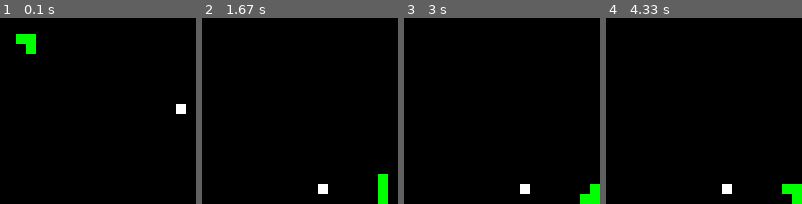
Above: before the commit, frames 1-4 (left to right).
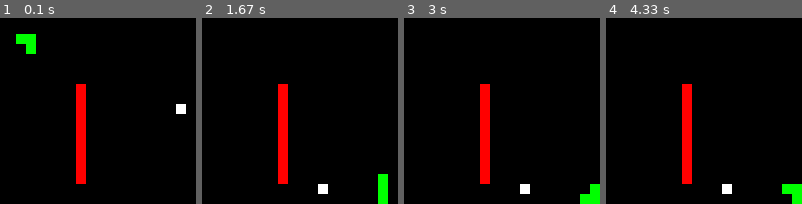
Above: after the commit, the same moments.

Repository: rajatdiptabiswas/snake-pygame
Game: pygame game, started from main.py
The game is run twice, just before and just after one commit, with the same random seed, the same clock (stepped at 60 frames per second) and the same inputs.
Inputs:
- Up to frame 1 (0.1 s): no input
- Up to frame 2 (1.67 s): no input
- Up to frame 3 (3 s): no input
- Up to frame 4 (4.33 s): no input

The runs differ from the first frame. In frame 1, 2.7% of the frame differs, in the area x 38-44%, y 35-90%; in frame 2, 2.7%; in frame 3, 2.7%; in frame 4, 2.7%.

Commit message:
! Parandused !

Diff:
--- a/Snake_Game.py
+++ b/Snake_Game.py
@@ -46,38 +46,6 @@
 game_window = pygame.display.set_mode((frame_size_x, frame_size_y)) # Aken
 fps_controller = pygame.time.Clock() # Akna kaadrisagedus
 
-def naita_ussi(snake_body, game_window):
-    for body_pos in snake_body:
-        # Snake body
-        # .draw.rect(play_surface, color, xy-coordinate)
-        # xy-coordinate -> .Rect(x, y, size_x, size_y)
-        pygame.draw.rect(game_window, green, pygame.Rect(body_pos[0], body_pos[1], 10, 10))
-
-def naita_toitu(food_pos, game_window):
-    # Snake food
-    pygame.draw.rect(game_window, white, pygame.Rect(food_pos[0], food_pos[1], 10, 10))
-
-def alustamispositsioonid():
-    global block_size, wall_length
-    # Game variables
-    snake_pos = [30, 30]
-    snake_body = [[30, 30], [30-10, 30], [30-(2*10), 30]]
-
-    food_pos = [random.randrange(1, (frame_size_x//10)) * 10, random.randrange(1, (frame_size_y//10)) * 10]
-    # food_spawn = True
-
-    # direction = 'RIGHT'
-    # change_to = direction
-
-    score = 0
-
-    #wall_body = koosta_sein(snake_body)
-
-    return snake_pos, snake_body, food_pos, score #direction#, wall_body
-
-def kaugus_toidust(food_pos, snake_pos):
-    return np.linalg.norm(np.array(food_pos) - np.array(snake_pos))
-
 def koosta_sein(snake_body):
     global frame_size_x, frame_size_y, wall_length
     # Seina lisamine
@@ -107,6 +75,43 @@
             wall_body.append(wall)
 
     return wall_body
+
+wall_body = koosta_sein([[30, 30], [30-10, 30], [30-(2*10), 30]])
+
+def naita_ussi(snake_body, game_window):
+    for body_pos in snake_body:
+        # Snake body
+        # .draw.rect(play_surface, color, xy-coordinate)
+        # xy-coordinate -> .Rect(x, y, size_x, size_y)
+        pygame.draw.rect(game_window, green, pygame.Rect(body_pos[0], body_pos[1], 10, 10))
+
+def naita_toitu(food_pos, game_window):
+    # Snake food
+    pygame.draw.rect(game_window, white, pygame.Rect(food_pos[0], food_pos[1], 10, 10))
+
+def naita_seina(wall_body, game_window):
+    for pos in wall_body:
+        pygame.draw.rect(game_window, red, pygame.Rect(pos[0], pos[1], 10, 10))
+
+def alustamispositsioonid():
+    global wall_body
+    global block_size, wall_length
+    # Game variables
+    snake_pos = [30, 30]
+    snake_body = [[30, 30], [30-10, 30], [30-(2*10), 30]]
+
+    food_pos = [random.randrange(1, (frame_size_x//10)) * 10, random.randrange(1, (frame_size_y//10)) * 10]
+    # food_spawn = True
+
+    # direction = 'RIGHT'
+    # change_to = direction
+
+    score = 0
+
+    return snake_pos, snake_body, food_pos, score #direction#, wall_body
+
+def kaugus_toidust(food_pos, snake_pos):
+    return np.linalg.norm(np.array(food_pos) - np.array(snake_pos))
 
 def ussi_funktsioonid(snake_pos, snake_body, food_pos, score, direction):
     # Moving the snake
@@ -158,10 +163,10 @@
     return False
 
 def suund_blokeeritud(snake_body, hetke_suuna_siht):
-    print(snake_body[0], hetke_suuna_siht)
+    global wall_body
     jargmine_samm = snake_body[0] + hetke_suuna_siht
     snake_pos = snake_body[0]
-    if aare_puutumine(jargmine_samm) or enda_puutumine(jargmine_samm.tolist(), snake_body): # TODO: Seina puutumine
+    if aare_puutumine(jargmine_samm) or enda_puutumine(jargmine_samm.tolist(), snake_body) or seina_puutumine(jargmine_samm, wall_body): # TODO: Seina puutumine
         return True
     else:
         return False
@@ -240,7 +245,8 @@
 
     return suuna_siht(snake_body, nurk_toiduga, suund)
 
-def mangi(snake_pos, snake_body, food_pos, liikumissuund, score, game_window, fps_controller): # TODO: SEIN
+def mangi(snake_pos, snake_body, food_pos, liikumissuund, score, game_window, fps_controller):
+    global wall_body
     crashed = False
     while crashed is not True:
         for event in pygame.event.get():
@@ -250,6 +256,7 @@
 
         naita_toitu(food_pos, game_window)
         naita_ussi(snake_body, game_window)
+        naita_seina(wall_body, game_window)
 
         snake_body, food_pos, score = ussi_funktsioonid(snake_pos, snake_body, food_pos, score, liikumissuund)
         pygame.display.set_caption("SCORE: " + str(score))
--- a/geneetiline_algoritm.py
+++ b/geneetiline_algoritm.py
@@ -21,7 +21,7 @@
 def crossover(vanemad, jarglase_suurus):
     jarglased = np.empty(jarglase_suurus)
 
-    for k in range(jarglased[0]):
+    for k in range(jarglase_suurus[0]):
 
         while True:
             parent1_idx = random.randint(0, vanemad.shape[0] - 1)
--- a/main.py
+++ b/main.py
@@ -10,14 +10,14 @@
 
 # hyperparameters
 # The population will have sol_per_pop chromosome where each chromosome has num_weights genes.
-sol_per_pop = 50
-num_generations = 100
-crossover_percentage = 0.2
-mutation_intensity = 0.01
+sol_per_pop = 25
+generatsioonide_arv = 100
+crossover_protsent = 0.2
+mutatsiooni_intensiivsus = 0.05
 
 datetimeCurr = str(time.strftime("%Y%m%d-%H%M%S"))
 
-num_parents_mating = (int)(crossover_percentage * sol_per_pop)  # has to be even
+num_parents_mating = (int)(crossover_protsent * sol_per_pop)  # has to be even
 num_weights = n_x * n_h + n_h * n_h2 + n_h2 * n_y
 max_fitness = []
 
@@ -27,7 +27,7 @@
 new_population = np.random.choice(np.arange(-1, 1, step=0.01), size=pop_size, replace=True)
 
 
-for generation in range(num_generations):
+for generation in range(generatsioonide_arv):
     print('##############        GENERATION ' + str(generation)+ '  ###############' )
 
     # Measuring the fitness of each chromosome in the population.
@@ -38,11 +38,11 @@
     # Selecting the best parents in the population for mating.
     parents = vali_sigimis_hulk(new_population, fitness, num_parents_mating)
     # Generating next generation using crossover.
-    offspring_crossover = crossover(parents, offspring_size=(pop_size[0] - parents.shape[0], num_weights))
+    offspring_crossover = crossover(parents, jarglase_suurus=(pop_size[0] - parents.shape[0], num_weights))
     # Adding some variations to the offsrping using mutation.
-    offspring_mutation = mutatsioon(offspring_crossover, mutation_intensity)
+    offspring_mutation = mutatsioon(offspring_crossover, mutatsiooni_intensiivsus)
     # Creating the new population based on the parents and offspring.
     new_population[0:parents.shape[0], :] = parents
     new_population[parents.shape[0]:, :] = offspring_mutation
 
-gen_count = list(range(1, num_generations + 1))
+gen_count = list(range(1, generatsioonide_arv + 1))
